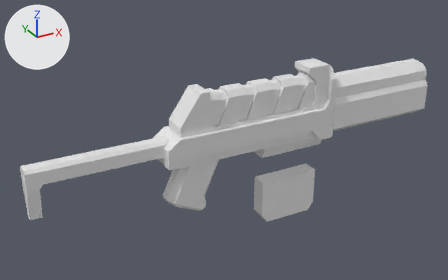
The Blender file Source Content/Weapons/Assault Rifle/Assault Rifle.blend as it was, and as the next commit left it.
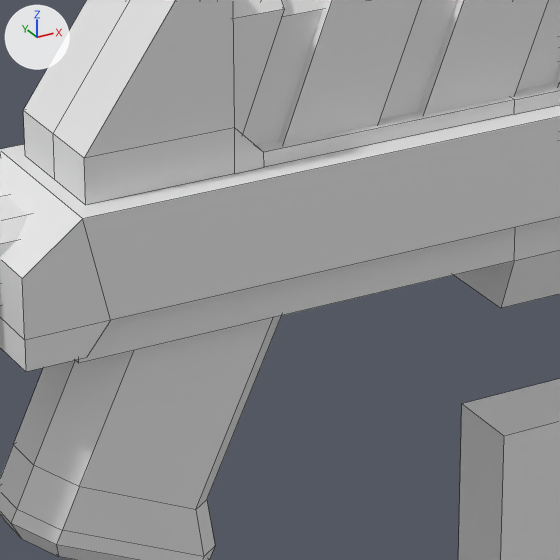
Each version appears first whole from a camera (50 mm lens) standing at (-8.19, -16.26, 8.2) and looking at (1.04, 0.51, -0.19), and next in a close-up on the part from 37% to 61% of the width and 35% to 74% of the height. The lights are fixed; the arrows at upper left show +X, +Y and +Z. The close-ups show mesh edges as thin lines.
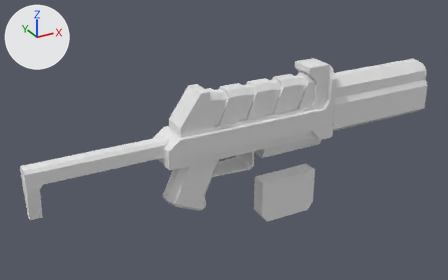
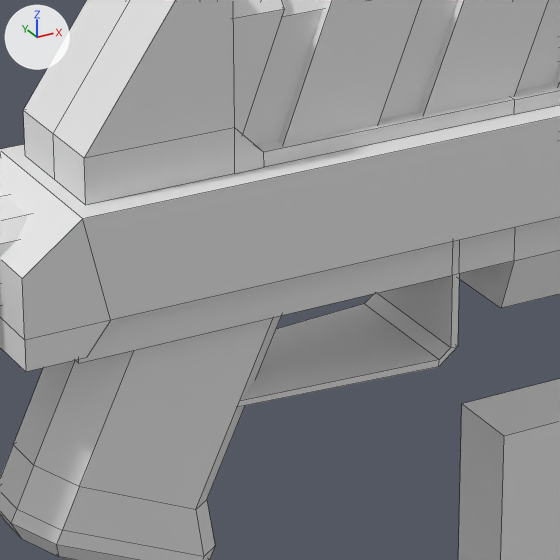
What changed in the scene script:
```text
Change me_cube_014:
    used by ob_cube_005; location = (0.0, -0.05, -0.7); scale = (1.0, 0.487, 1.0)
    remove me_cube_014.from_pydata(...)  # 16 vertices, 14 faces; spans x -1.1..4.4, y -1.0..1.0, z 0.0..0.7
    add me_cube_014.from_pydata(...)  # 36 vertices, 33 faces; spans x -1.1..4.4, y -1.0..1.0, z -0.23..0.7
    me_cube_014 part 1
    4 faces are deleted
    20 vertices are added at x -0.1..1.58, y -1.0..1.0, z -0.23..0.7
    23 new faces join them
```

What differs and where, as boxes (x1, y1, x2, y2) in the close-ups (560 x 560 px):
'Cube.005', reshaped: before (76, 217, 560, 363); after (76, 217, 560, 407)
part 1 of me_cube_014, built on: before (90, 239, 477, 361); after (90, 239, 477, 407)
